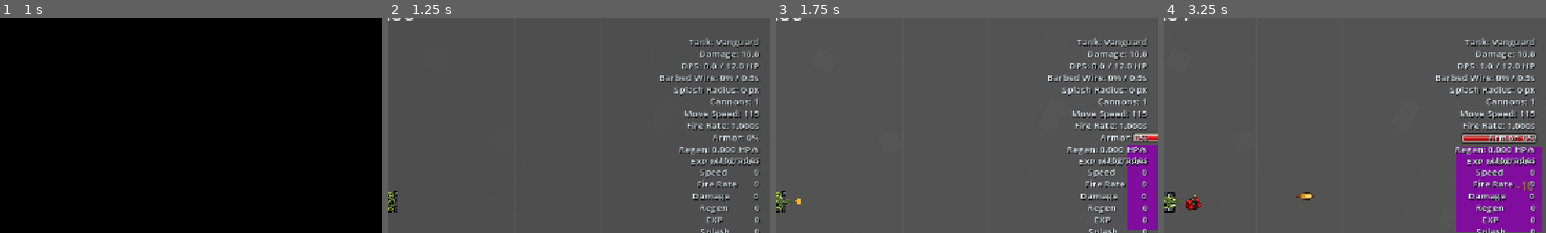
Above: before the commit, frames 1-4 (left to right).
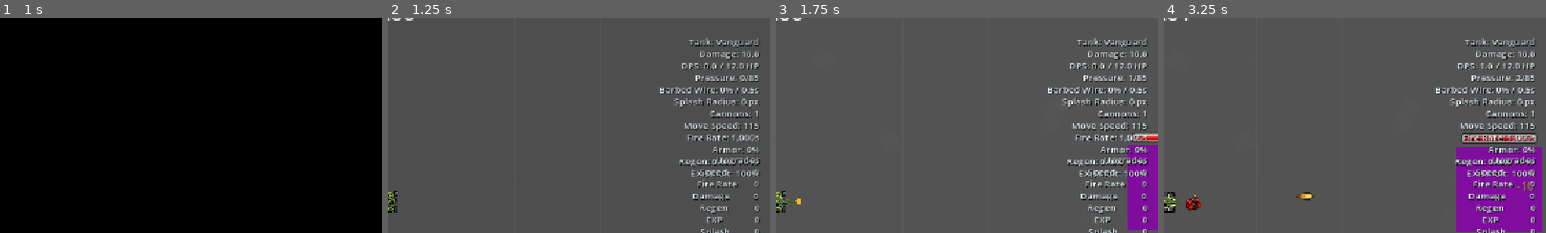
Above: after the commit, the same moments.

Repository: satoshimatos/autonomous-survivor
Game: Godot game, scene res://scenes/core/main_menu.tscn
Same seed, same stepped clock (60 frames per second), same inputs: the game is played once before the commit and once after it.
Inputs:
- Up to frame 1 (1 s): click "Play" at 0.5 s
- Up to frame 2 (1.25 s): no input
- Up to frame 3 (1.75 s): click "SPAWN BOSS" at 1.25 s
- Up to frame 4 (3.25 s): click "SPAWN DYNAMITE" at 2 s; hold D (move_right) from 2.78 s (still down)
The pictures show only the part of the screen within x 50-100%, y 7-57%; the shares and areas given below are measured in that part.

Frame 1 is identical in both runs. In frame 2, 3.6% of the frame differs, in the area x 71-98%, y 26-74%; in frame 3, 3.7%; in frame 4, 4.1%.
Error in both runs: Trying to assign an array of type "Array" to a variable of type "Array[Dictionary]". (res://scripts/enemies/boss_enemy.gd:70)

Commit message:
Add spawn pressure caps

Diff:
--- a/scripts/core/main.gd
+++ b/scripts/core/main.gd
@@ -32,6 +32,7 @@
 var enemies_defeated: int = 0
 var bosses_defeated: int = 0
 var elites_defeated: int = 0
+var spawn_skips_from_pressure: int = 0
 var total_damage_dealt: int = 0
 var total_damage_taken: int = 0
 var debug_time_scale_index: int = 0
@@ -145,6 +146,12 @@
 const MAX_ACTIVE_SPLASH_AREAS: int = 24
 const MAX_ACTIVE_BOSS_HAZARDS: int = 18
 const MASS_SPLASH_ENEMY_THRESHOLD: int = 12
+const BASE_ACTIVE_ENEMY_CAP: int = 85
+const MAX_ACTIVE_ENEMY_CAP: int = 240
+const ACTIVE_ENEMY_CAP_GROWTH_PER_MINUTE: float = 10.0
+const BOSS_RESERVE_ENEMY_PRESSURE: int = 16
+const PRESSURE_MINION_SPAWN_RATIO: float = 0.92
+const PRESSURE_SPLIT_SPAWN_RATIO: float = 0.96
 const VISIBILITY_CULL_MARGIN: float = 160.0
 const VISIBILITY_CULL_GROUPS: Array[String] = [
 	"Enemy",
@@ -343,9 +350,12 @@
 		try_spawn_boss()
 
 	if spawn_timer >= spawn_interval:
-		var enemy_config := get_enemy_config_to_spawn()
-		enemy_config = apply_random_elite_affix(enemy_config)
-		spawn_enemy(enemy_config.scene, _on_enemy_defeated, enemy_config)
+		if can_spawn_regular_enemy():
+			var enemy_config := get_enemy_config_to_spawn()
+			enemy_config = apply_random_elite_affix(enemy_config)
+			spawn_enemy(enemy_config.scene, _on_enemy_defeated, enemy_config)
+		else:
+			spawn_skips_from_pressure += 1
 		spawn_timer = 0.0
 
 
@@ -551,6 +561,27 @@
 	return weighted_health / max(total_weight, 0.001) * health_multiplier
 
 
+func can_spawn_regular_enemy() -> bool:
+	return has_enemy_pressure_room(0)
+
+
+func has_enemy_pressure_room(reserved_slots: int = 0) -> bool:
+	return get_active_enemy_count() + reserved_slots < get_active_enemy_cap()
+
+
+func get_active_enemy_cap() -> int:
+	var minutes: float = run_time / 60.0
+	return clampi(
+		BASE_ACTIVE_ENEMY_CAP + int(floor(minutes * ACTIVE_ENEMY_CAP_GROWTH_PER_MINUTE)),
+		BASE_ACTIVE_ENEMY_CAP,
+		MAX_ACTIVE_ENEMY_CAP
+	)
+
+
+func get_pressure_scaled_cap(ratio: float) -> int:
+	return clampi(int(floor(float(get_active_enemy_cap()) * ratio)), 1, get_active_enemy_cap())
+
+
 func get_ai_preferred_upgrade_id(displayed_upgrades: Array[String]) -> String:
 	if displayed_upgrades.is_empty():
 		return ""
@@ -571,6 +602,8 @@
 
 func try_spawn_boss() -> void:
 	if is_boss_alive():
+		return
+	if not has_enemy_pressure_room(BOSS_RESERVE_ENEMY_PRESSURE):
 		return
 
 	var boss_config := get_boss_config_to_spawn()
@@ -593,7 +626,8 @@
 func spawn_boss_minions(origin: Vector2, module: Dictionary, phase_index: int) -> void:
 	var spawn_count: int = int(module.get("count", 2)) + phase_index * int(module.get("phase_count_bonus", 1))
 	spawn_count = mini(spawn_count, 7)
-	if get_active_enemy_count() >= ELITE_SPLIT_ACTIVE_ENEMY_CAP:
+	var minion_pressure_cap := get_pressure_scaled_cap(PRESSURE_MINION_SPAWN_RATIO)
+	if get_active_enemy_count() >= minion_pressure_cap:
 		return
 
 	var minion_config := {
@@ -609,7 +643,7 @@
 		"movement_style": "weaver",
 	}
 	for i in range(spawn_count):
-		if get_active_enemy_count() >= ELITE_SPLIT_ACTIVE_ENEMY_CAP:
+		if get_active_enemy_count() >= minion_pressure_cap:
 			return
 		var minion = spawn_enemy(ENEMY, _on_enemy_defeated, minion_config)
 		minion.global_position = origin + Vector2.RIGHT.rotated((TAU / float(spawn_count)) * float(i)) * randf_range(80.0, 128.0)
@@ -730,6 +764,9 @@
 
 
 func apply_random_elite_affix(enemy_config: Dictionary) -> Dictionary:
+	if get_active_enemy_count() >= get_pressure_scaled_cap(PRESSURE_SPLIT_SPAWN_RATIO):
+		return enemy_config
+
 	var elite_chance := get_elite_spawn_chance()
 	if randf() > elite_chance:
 		return enemy_config
@@ -899,13 +936,14 @@
 	var child_count: int = mini(int(death_payload.get("count", 2)), 3)
 	if child_count <= 0:
 		return
-	if get_active_enemy_count() >= ELITE_SPLIT_ACTIVE_ENEMY_CAP:
+	var split_pressure_cap := mini(get_pressure_scaled_cap(PRESSURE_SPLIT_SPAWN_RATIO), ELITE_SPLIT_ACTIVE_ENEMY_CAP)
+	if get_active_enemy_count() >= split_pressure_cap:
 		return
 
 	var child_scene: PackedScene = death_payload.get("scene", ENEMY) as PackedScene
 	var child_config: Dictionary = death_payload.get("config", {}) as Dictionary
 	for i in range(child_count):
-		if get_active_enemy_count() >= ELITE_SPLIT_ACTIVE_ENEMY_CAP:
+		if get_active_enemy_count() >= split_pressure_cap:
 			return
 		var child = spawn_enemy(child_scene, _on_enemy_defeated, child_config)
 		child.global_position = enemy_position + Vector2.RIGHT.rotated((TAU / float(child_count)) * float(i) + randf_range(-0.35, 0.35)) * randf_range(14.0, 28.0)
@@ -1311,11 +1349,13 @@
 
 	var exp_multiplier_percent := int(round((1.0 + float(player.exp_bonus_level) * 0.25) * 100.0))
 	var armor_percent := int(round(player.get_armor_damage_reduction() * 100.0)) if player.has_method("get_armor_damage_reduction") else 0
-	stats_label.text = "Tank: %s\nDamage: %.1f\nDPS: %.1f / %.1f HP\nBarbed Wire: %.0f%% / 0.5s\nSplash Radius: %.0f px\nCannons: %s\nMove Speed: %.0f\nFire Rate: %.3fs\nArmor: %s%%\nRegen: %.3f HP/s\nEXP Mult: %s%%" % [
+	stats_label.text = "Tank: %s\nDamage: %.1f\nDPS: %.1f / %.1f HP\nPressure: %s/%s\nBarbed Wire: %.0f%% / 0.5s\nSplash Radius: %.0f px\nCannons: %s\nMove Speed: %.0f\nFire Rate: %.3fs\nArmor: %s%%\nRegen: %.3f HP/s\nEXP Mult: %s%%" % [
 		player.selected_tank_name,
 		player.attack_damage,
 		player_dps,
 		get_average_spawn_enemy_hp(),
+		get_active_enemy_count(),
+		get_active_enemy_cap(),
 		float(player.barbed_wire_level) * 33.0,
 		player.get_splash_radius(),
 		1 + player.cannon_level,
@@ -1334,6 +1374,7 @@
 		"Modifiers: %s" % run_modifier_summary,
 		"Kills: %s  Elites: %s  Bosses: %s" % [enemies_defeated, elites_defeated, bosses_defeated],
 		"Damage Dealt: %s  Taken: %s  DPS: %.1f" % [total_damage_dealt, total_damage_taken, player_dps],
+		"Pressure: %s/%s  Skipped Spawns: %s" % [get_active_enemy_count(), get_active_enemy_cap(), spawn_skips_from_pressure],
 		"Build: %s" % get_build_summary_text(),
 	]
 	if unlock_text != "":
Not shown, changed: BACKLOG.md
Not shown, changed: README.md
